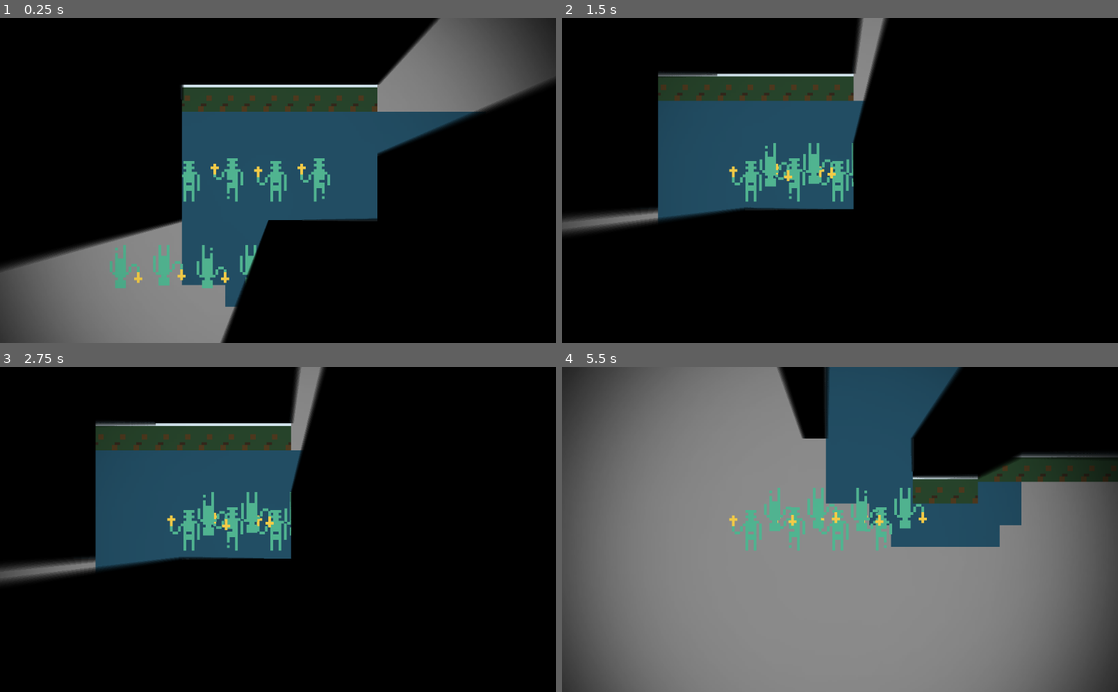
Above: before the commit, frames 1-4 (two rows, left to right).
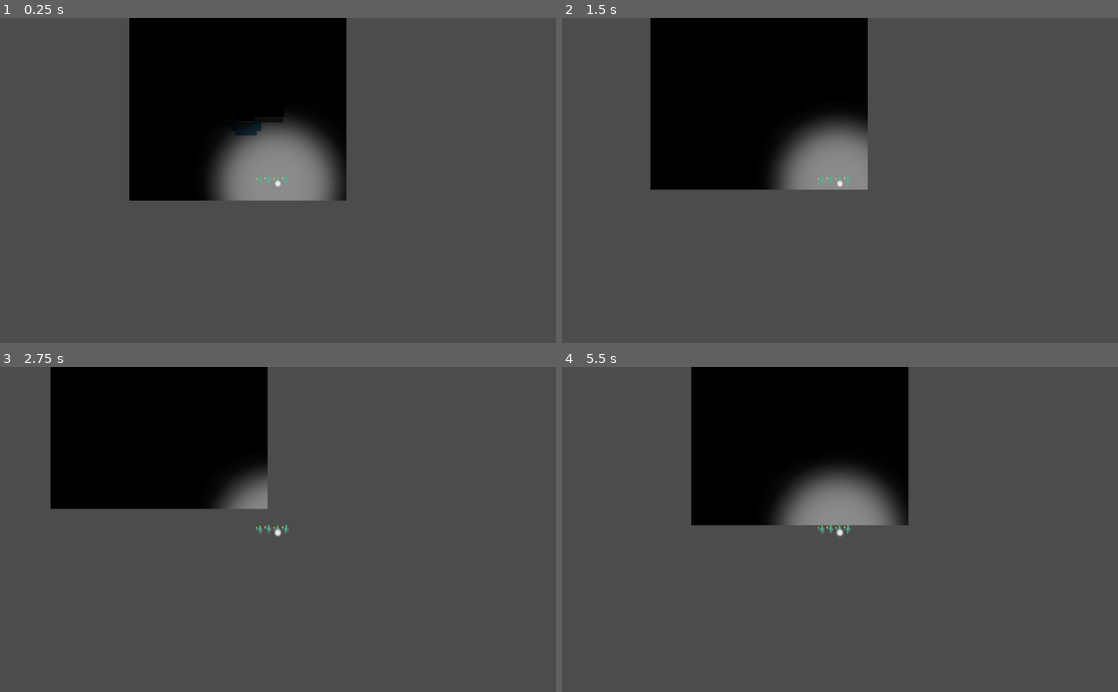
Above: after the commit, the same moments.

Repository: pierreGarciaRaf/chained
Game: Godot game, scene res://src/levels/testLevel.tscn
Same seed, same stepped clock (60 frames per second), same inputs: the game is played once before the commit and once after it.
Inputs:
- Up to frame 1 (0.25 s): no input
- Up to frame 2 (1.5 s): tap Enter (ui_accept) at 0.5, 0.77 s; hold D (go_right) 0.53-1.28 s; hold Down (go_down) from 1.28 s (still down)
- Up to frame 3 (2.75 s): tap Enter (ui_accept) at 1.52 s; release Down (go_down) at 2.03 s; hold D (go_right) from 2.03 s (still down)
- Up to frame 4 (5.5 s): release D (go_right) at 2.78 s; hold W (go_up) 2.78-3.53 s; tap Enter (ui_accept) at 3.02, 3.77, 4.52 s; hold A (go_left) 3.53-5.03 s; tap Escape (ui_cancel) at 4.15 s; hold Down (go_down) from 5.03 s (still down)

The runs differ from the first frame. In frame 1, 83% of the frame differs, in the area x 0-100%, y 0-100%; in frame 2, 93%; in frame 3, 91%; in frame 4, 84%.
Error before the commit: Invalid type in function 'move_and_slide' in base 'KinematicBody2D (monster.gd)'. Cannot convert argument 1 from int to Vector2. (res://src/world/monster/monst…
Error after the commit: Parse Error: Variable "Joint" shadows a native class. (res://src/world/chain/Chain.gd:5)

Commit message:
chain working!!!!

Diff:
--- a/project.godot
+++ b/project.godot
@@ -9,12 +9,18 @@
 config_version=4
 
 _global_script_classes=[ {
+"base": "Node2D",
+"class": "Chain",
+"language": "GDScript",
+"path": "res://src/world/chain/Chain.gd"
+}, {
 "base": "Node",
 "class": "StateMachine",
 "language": "GDScript",
 "path": "res://src/common/StateMachine.gd"
 } ]
 _global_script_class_icons={
+"Chain": "",
 "StateMachine": ""
 }
 
@@ -81,6 +87,8 @@
 [physics]
 
 common/enable_pause_aware_picking=true
+2d/default_gravity=0
+2d/default_gravity_vector=Vector2( 0, 0 )
 
 [rendering]
 
--- a/src/levels/testLevel.tscn
+++ b/src/levels/testLevel.tscn
@@ -14,15 +14,18 @@
 [node name="TileMap" type="TileMap" parent="."]
 tile_set = ExtResource( 5 )
 cell_size = Vector2( 8, 8 )
+collision_layer = 3
+collision_mask = 3
 format = 1
 tile_data = PoolIntArray( 1376278, 3, 0, 1376279, 2, 0, 1376280, 2, 0, 1376281, 2, 0, 1376282, 2, 0, 1376283, 2, 0, 137 …(2067 unchanged characters)…
 
 [node name="player" parent="." instance=ExtResource( 1 )]
-position = Vector2( 219.441, 209.339 )
+position = Vector2( 286.762, 346.903 )
 
 [node name="CanvasModulate" type="CanvasModulate" parent="."]
+position = Vector2( -102.53, -63.6396 )
 color = Color( 0, 0, 0, 1 )
 
 [node name="monster" parent="." instance=ExtResource( 2 )]
-position = Vector2( 185.438, 241.099 )
-chainPath = NodePath("../player")
+position = Vector2( 82.9075, 177.459 )
+playerPath = NodePath("../player")
--- a/src/world/chain/Chain.gd
+++ b/src/world/chain/Chain.gd
@@ -1,15 +1,21 @@
 extends Node2D
+class_name Chain
 
 var Loop = preload("res://src/world/chain/Loop.tscn")
 var Joint = preload("res://src/world/chain/Joint.tscn")
 
-const points_density = 0.035 # number of items per pixel ? unit offset
+const points_density = 0.08 # number of items per pixel ? unit offset
 
 # initial path
-var points = PoolVector2Array([Vector2(0,0),Vector2(10,10),Vector2(20,40),Vector2(40,100)])
+var points:PoolVector2Array
+
+# chain links
+var player:KinematicBody2D
+var monster:KinematicBody2D
 
 func _ready():
-	build_chain();
+	self.position = points[0]
+	build_chain()
 
 func _process(_delta):
 	# update Line2D with position of rigidbodies
@@ -18,6 +24,7 @@
 
 
 func build_chain():
+	print("build")
 	# Build
 	var length = build_curve()
 	$Path2D/PathFollow2D.unit_offset = 0
@@ -25,7 +32,7 @@
 
 	var count = max(1,round(points_density * length))
 	var unit_offset_step = 1.0/count
-	var parent = null
+	var parent = monster
 	for _loop_index in range (1+count):
 		var new_position = $Path2D/PathFollow2D.position - head_position
 		var child = addLoop(new_position)
@@ -33,6 +40,7 @@
 		parent = child
 		$Line2D.add_point(new_position)
 		$Path2D/PathFollow2D.unit_offset += unit_offset_step
+	addLink(parent,player)
 
 func addLoop(position):
 	var loop = Loop.instance()
--- a/src/world/chain/Joint.tscn
+++ b/src/world/chain/Joint.tscn
@@ -2,4 +2,4 @@
 
 [node name="Link" type="PinJoint2D"]
 bias = 0.9
-softness = 0.1
+softness = 1.83
--- a/src/world/chain/Loop.tscn
+++ b/src/world/chain/Loop.tscn
@@ -3,12 +3,13 @@
 [ext_resource path="res://src/world/chain/Loop.gd" type="Script" id=2]
 
 [sub_resource type="CircleShape2D" id=1]
-radius = 12.0
+radius = 4.76395
 
 [node name="Loop" type="RigidBody2D"]
 z_index = 1
 collision_layer = 2
 collision_mask = 2
+linear_damp = 9.403
 script = ExtResource( 2 )
 
 [node name="Sprite" type="Sprite" parent="."]
--- a/src/world/environment/torch/generalLight.tscn
+++ b/src/world/environment/torch/generalLight.tscn
@@ -12,3 +12,7 @@
 script = ExtResource( 2 )
 
 [node name="RayCast2D" type="RayCast2D" parent="."]
+
+[node name="Sprite" type="Sprite" parent="."]
+scale = Vector2( 0.0548895, 0.060152 )
+texture = ExtResource( 1 )
--- a/src/world/monster/monster.gd
+++ b/src/world/monster/monster.gd
@@ -1,12 +1,19 @@
 extends KinematicBody2D
 
 var velocity = Vector2.ZERO
-var chain :Node2D
-export var chainPath : NodePath
+
+var chain : Chain
+
+
+var player : KinematicBody2D
+export var playerPath : NodePath
+
 var target_link:Node2D
 var requiredDistance = 50.0
 
 var timeIChangedLink = 0 #for debug
+
+onready var chainRes = preload("res://src/world/chain/Chain.tscn")
 
 export var speed = 110
 
@@ -27,7 +34,26 @@
 	return (target_link.position - self.position).length() < requiredDistance
 
 func next_link():
-	return get_node(chainPath)
+	return chain
 
 func idle():
-	velocity = 0
+	velocity = Vector2.ZERO
+
+func _ready():
+	player = get_node(playerPath)
+	build_chain_to_player()
+
+func build_chain_to_player():
+	chain = chainRes.instance()
+
+	chain.monster = self
+	chain.player = player
+	var lightRes = preload("res://src/world/environment/torch/generalLight.tscn")
+	var toAdd1 = lightRes.instance()
+	toAdd1.position = self.position
+	var toAdd2 = lightRes.instance()
+	toAdd2.position = player.position
+	get_parent().call_deferred("add_child",toAdd1 )
+	get_parent().call_deferred("add_child",toAdd2 )
+	chain.points = PoolVector2Array([self.position, player.position])
+	get_parent().call_deferred("add_child",chain)
--- a/src/world/player/player.tscn
+++ b/src/world/player/player.tscn
@@ -21,7 +21,6 @@
 
 [node name="Camera2D" type="Camera2D" parent="."]
 current = true
-zoom = Vector2( 0.2, 0.2 )
 
 [node name="playerAnimationSTM" type="Node" parent="."]
 script = ExtResource( 3 )
